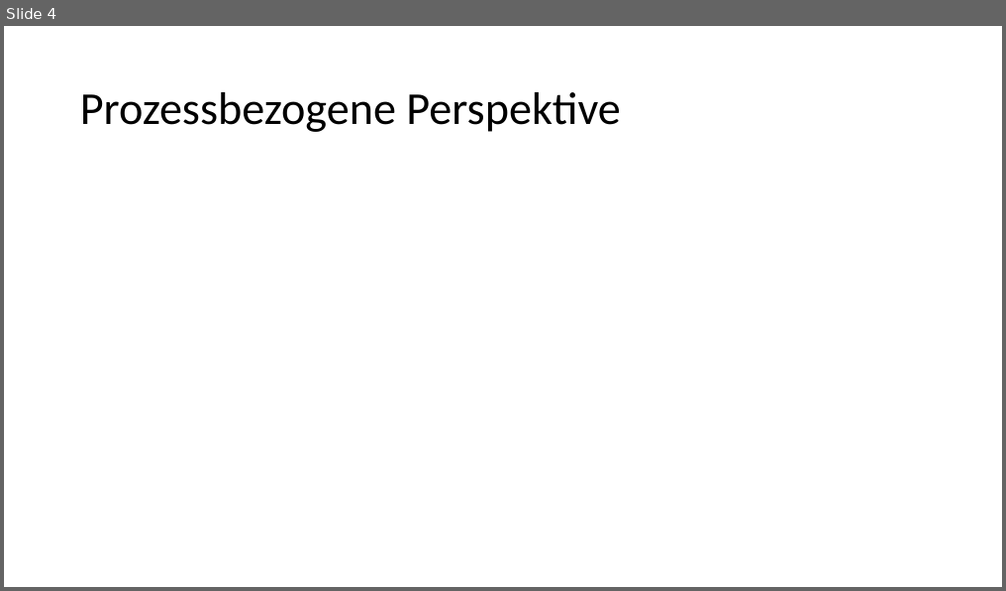
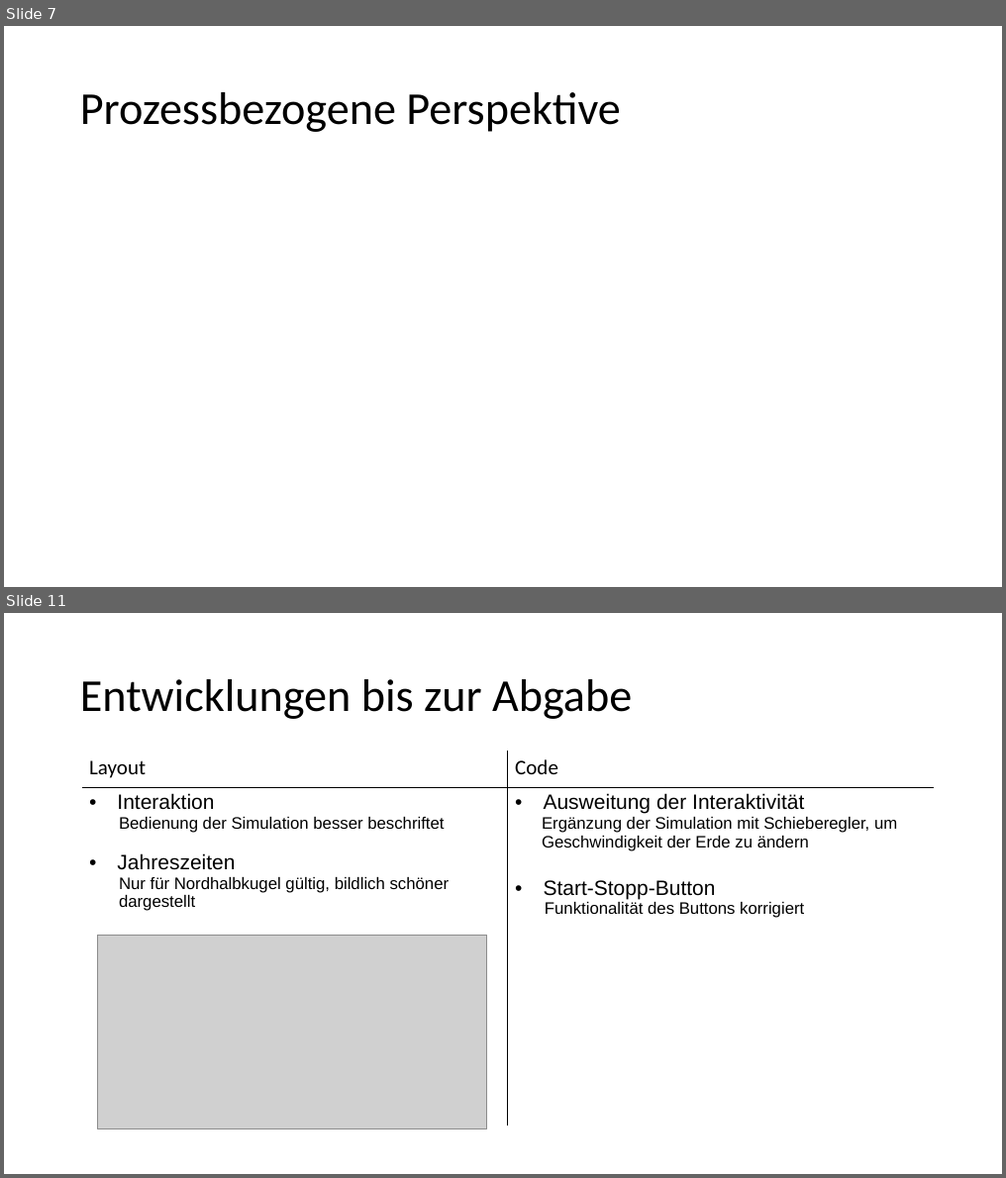
Before and after one commit to Carmen-MI/Erdrevolution_Carmen, a slide deck: Präsentation.pptx. Shown one above the other, each under a label of ours: slide 4 before the commit, slides 7 and 11 after it; the slides between them are not shown. The pictures are 1006x591 and 1006x1178 pixels, drawn with LibreOffice and Linux fonts; fonts in the diff are those of the drawing; grey boxes stand for pictures. Boxes give left, top, right and bottom in pixels: in the first picture for what was removed or moved away, otherwise in the second. Text is boxed around its words. In the diff, an @@ line names an element or a change of style, - is before the commit and + after.

```diff
--- a/Präsentation.pptx
+++ b/Präsentation.pptx
@@ slide 11 added at <box>4,613,1002,1174</box>, background #FFFFFF @@
@@ title added at <box>80,679,632,719</box>, 44 pt, text #000000 @@
+Entwicklungen bis zur Abgabe
@@ table added at <box>82,751,934,1129</box>, 2 rows, 2 columns @@
+Layout | Code
+Interaktion / Bedienung der Simulation besser beschriftet / Jahreszeiten / Nur für Nordhalbkugel gültig, bildlich schöner dargestellt | Ausweitung der Interaktivität / Ergänzung der Simulation mit Schieberegler, um Geschwindigkeit der Erde zu ändern / Start-Stopp-Button / Funktionalität des Buttons korrigiert
@@ picture added at <box>98,935,487,1129</box> @@
@@ what was slide 4 is now slide 7 @@
```
Also in this commit, not shown: 2 slides changed, 4 other slides added, 1 other file.
